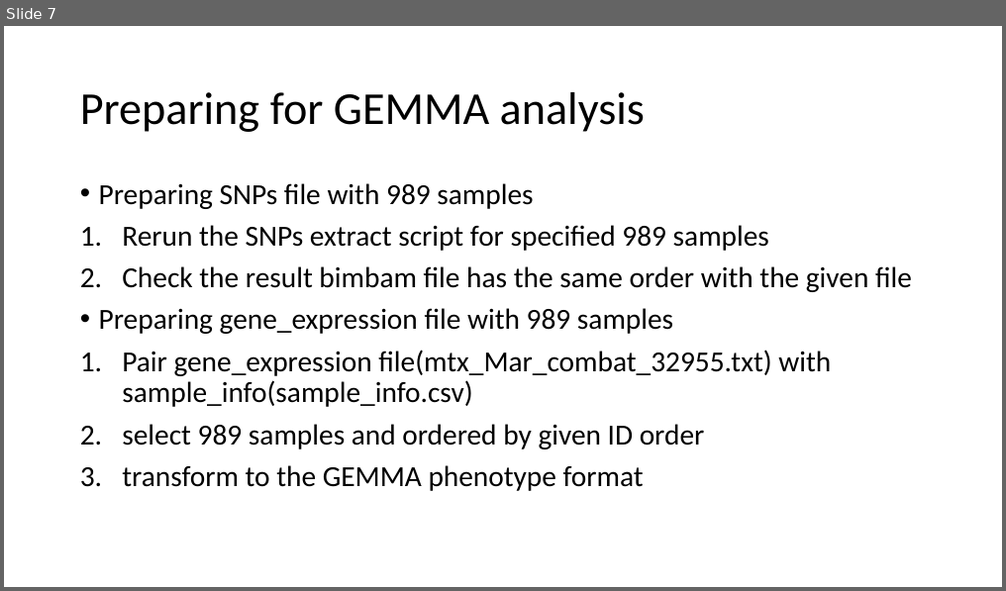
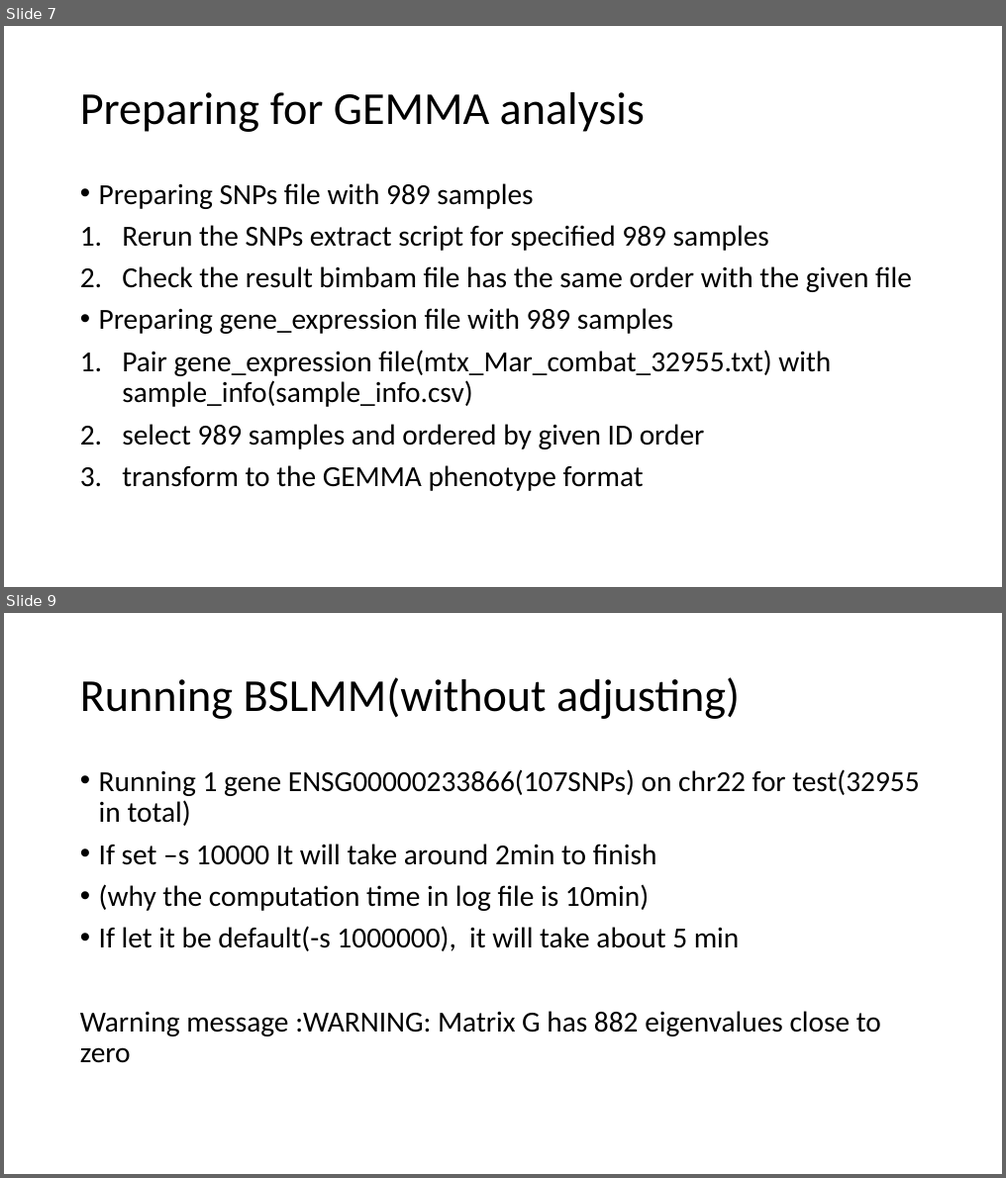
Before and after one commit to yuemolin/TWAS_study, a slide deck: presentation/Presentation1.pptx. Shown one above the other, each under a label of ours: slide 7 before the commit, slides 7 and 9 after it; the slides between them are not shown. The pictures are 1006x591 and 1006x1178 pixels, drawn with LibreOffice and Linux fonts; fonts in the diff are those of the drawing. Boxes give left, top, right and bottom in pixels: in the first picture for what was removed or moved away, otherwise in the second. Text is boxed around its words. In the diff, an @@ line names an element or a change of style, - is before the commit and + after.

```diff
--- a/presentation/Presentation1.pptx
+++ b/presentation/Presentation1.pptx
@@ slide 9 added at (x1=4, y1=613, x2=1002, y2=1174), background #FFFFFF @@
@@ title added at (x1=80, y1=677, x2=740, y2=719), 44 pt, text #000000 @@
+Running BSLMM(without adjusting)
@@ text added at (x1=80, y1=769, x2=919, y2=1063), 28 pt, text #000000 @@
+• Running 1 gene ENSG00000233866(107SNPs) on chr22 for test(32955 in total)
+• If set –s 10000 It will take around 2min to finish
+• (why the computation time in log file is 10min)
+• If let it be default(-s 1000000), it will take about 5 min
+Warning message :WARNING: Matrix G has 882 eigenvalues close to zero
```
Also in this commit, not shown: 1 slide changed, 4 other slides added, 1 slide removed.
